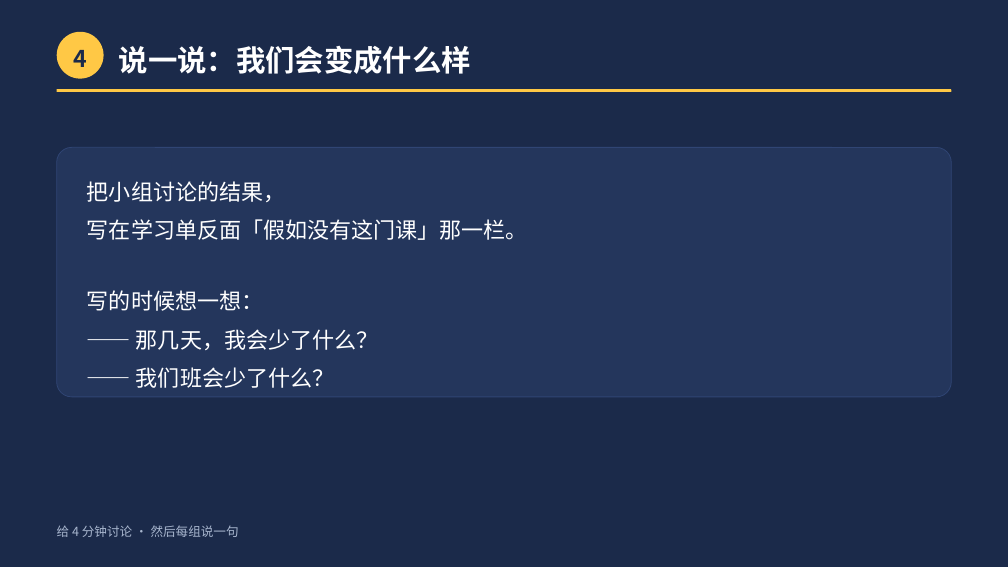
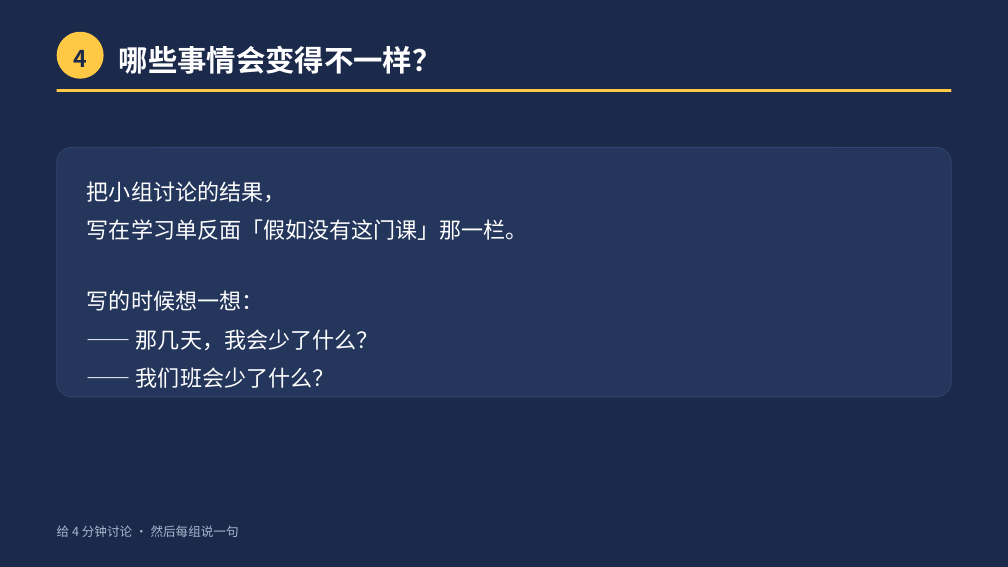
Before and after one commit to 201650545/chenzhou-ideology-competition, a slide deck: slide 12 of 4-要交的材料/第1课成品/第1课_课件.pptx (slide 19 before the commit). Drawn at 1008x567 pixels with LibreOffice and Linux fonts; fonts in the diff are those of the drawing. Boxes give left, top, right and bottom in pixels: in the first picture for what was removed or moved away, otherwise in the second. Text is boxed around its words. In the diff, an @@ line names an element or a change of style, - is before the commit and + after.

```diff
--- a/4-要交的材料/第1课成品/第1课_课件.pptx
+++ b/4-要交的材料/第1课成品/第1课_课件.pptx
@@ text at box(119, 46, 442, 74): text changed @@
-说一说：我们会变成什么样
+哪些事情会变得不一样？
```
Also in this commit, not shown: 14 other slides changed, 1 slide added, 2 slides removed, 21 other files.
